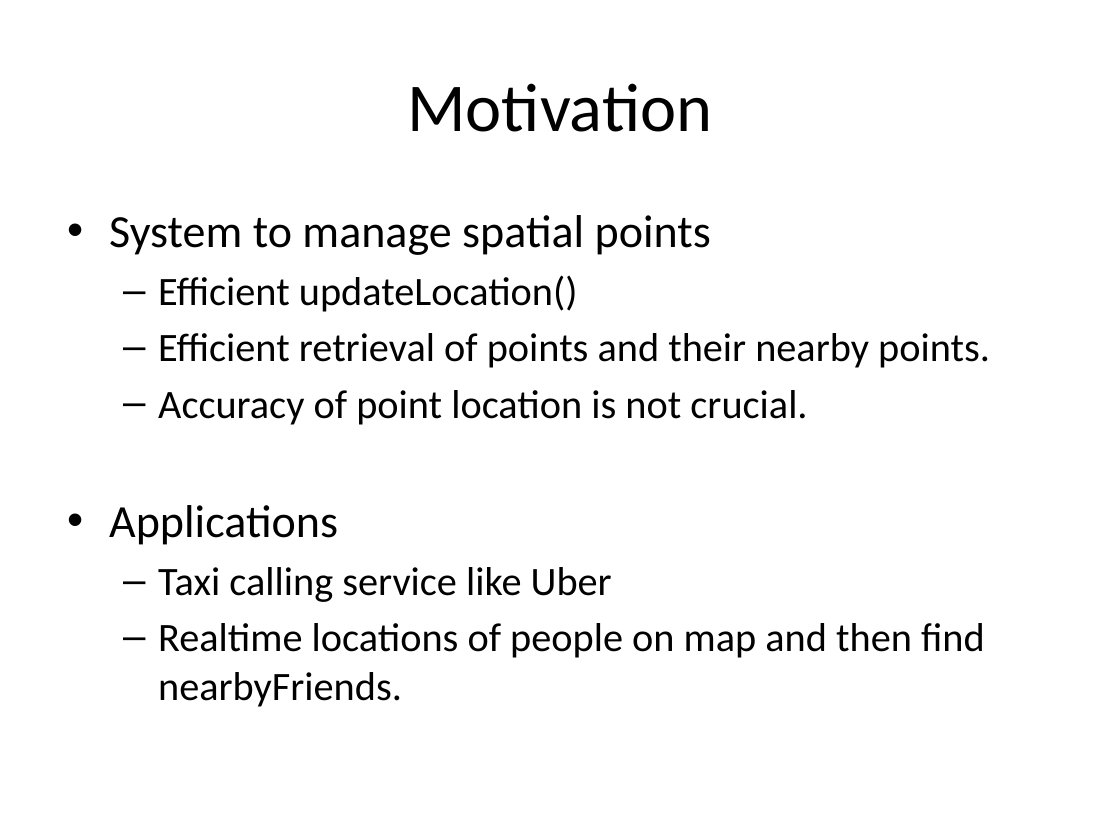
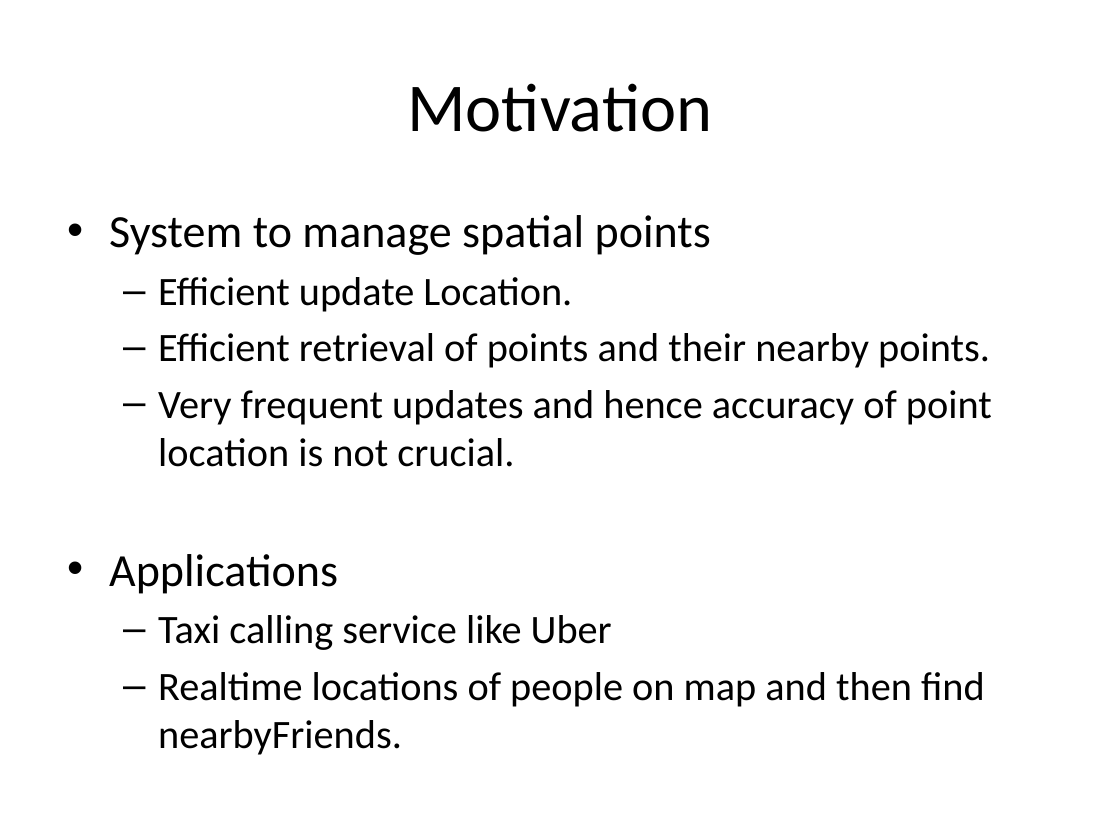
Before and after one commit to darshankapashi/zeon, a slide deck: slide 3 of zeonDeck.pptx. Drawn at 1120x840 pixels with LibreOffice and Linux fonts; fonts in the diff are those of the drawing. Boxes give left, top, right and bottom in pixels: in the first picture for what was removed or moved away, otherwise in the second. Text is boxed around its words. In the diff, an @@ line names an element or a change of style, - is before the commit and + after.

Commit message:
Final deck

```diff
--- a/zeonDeck.pptx
+++ b/zeonDeck.pptx
@@ text at (158, 277, 572, 312): text changed @@
-  – Efficient updateLocation()
+  – Efficient update Location.
@@ text at (158, 390, 992, 467): text changed @@
-  – Accuracy of point location is not crucial.
+  – Very frequent updates and hence accuracy of point location is not crucial.
```
